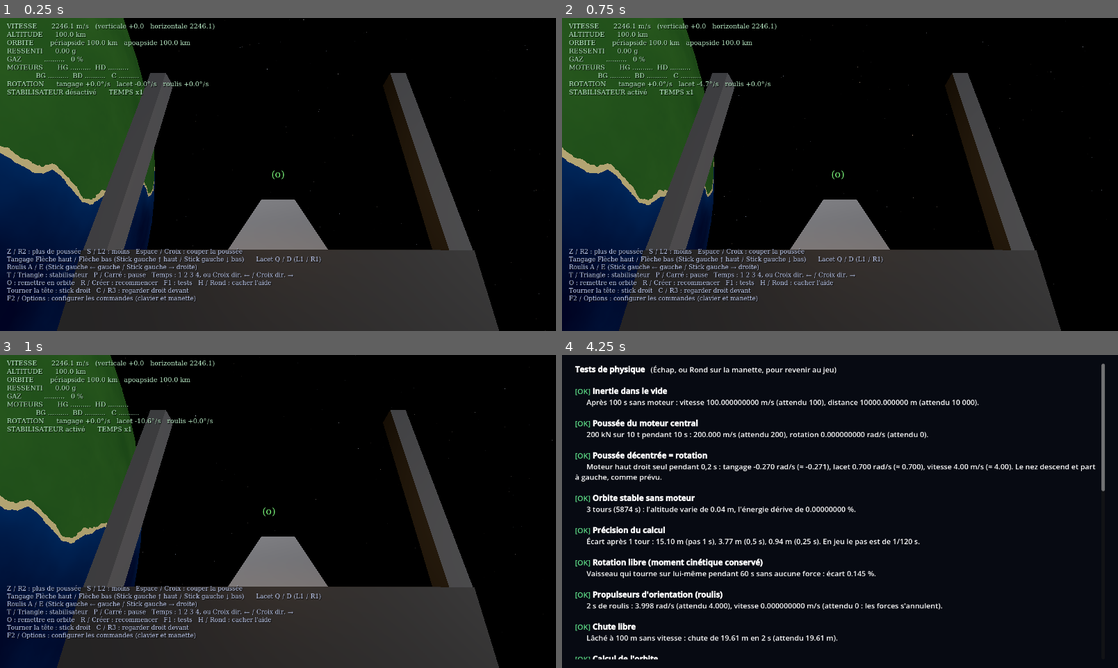
Above: before the commit, frames 1-4 (two rows, left to right).
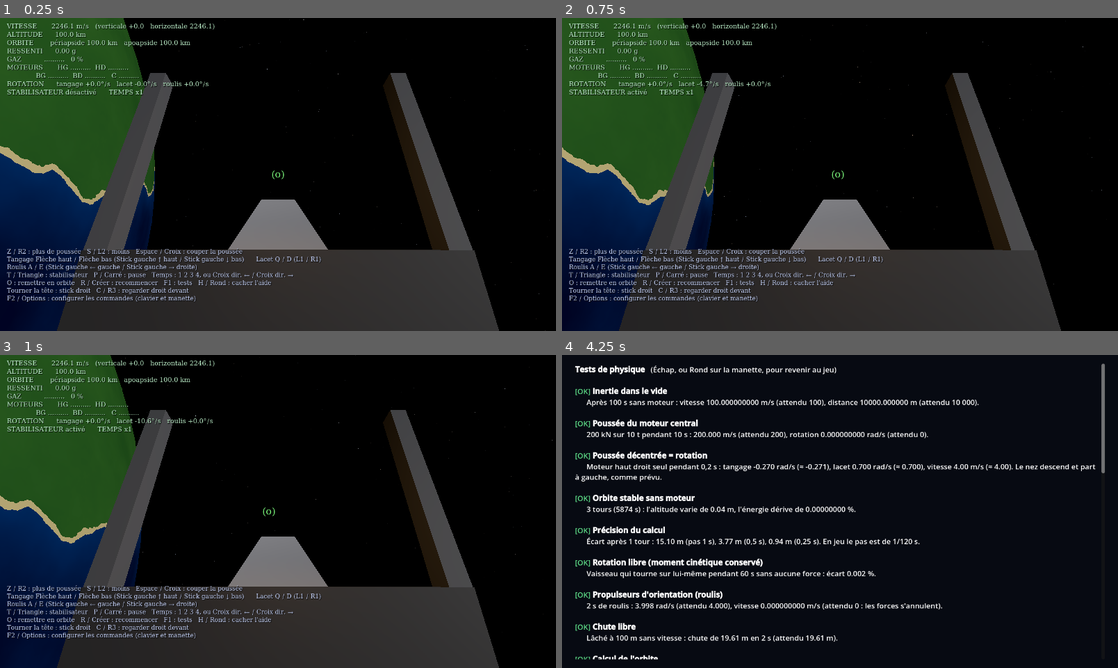
Above: after the commit, the same moments.

Repository: specialeclaudeia-beep/jeu-spatial
Game: Godot game, scene res://scenes/jeu.tscn
Same seed, same stepped clock (60 frames per second), same inputs: the game is played once before the commit and once after it.
Inputs (mouse positions are in pixels of both pictures, inside the frame that each line leads up to):
- Up to frame 1 (0.25 s): no input
- Up to frame 2 (0.75 s): tap Enter at 0.5 s; move the mouse to (962, 158) at 0.52 s; hold D (lacet_droite) from 0.53 s (still down); tap T (stabilisateur) at 0.6 s; click (962, 158) at 0.67 s
- Up to frame 3 (1 s): keep holding D (lacet_droite)
- Up to frame 4 (4.25 s): move the mouse to (728, 527) at 1.27 s; release D (lacet_droite) at 1.28 s; hold Down (tangage_bas) 1.28-2.03 s; tap H (aide) at 1.35 s; tap T (stabilisateur) every 0.75 s from 1.55 to 3.8 s; move the mouse to (895, 442) at 2.02 s; hold D (lacet_droite) 2.03-2.78 s; tap Space (couper_gaz) at 2.1 s; move the mouse to (812, 574) at 2.77 s; hold Up (tangage_haut) 2.78-3.53 s; tap S (gaz_moins) at 2.85 s; click (812, 574) at 2.92 s; move the mouse to (1006, 558) at 3.52 s; hold Q (lacet_gauche) from 3.53 s (still down); hold Z (gaz_plus) from 3.53 s (still down); tap F1 (tests) at 4.15 s

Frames 1-3 are identical in both runs. In frame 4, less than 0.1% of the frame differs, in the area x 52-98%, y 37-71%.

Commit message:
Corrige la position du vaisseau qui devenait invalide (is_finite)
La rotation était calculée en ajoutant directement dω à ω (méthode d'Euler
explicite) : en tournant vite ou en temps accéléré, elle gagnait un peu
d'énergie à chaque pas, s'emballait jusqu'à l'infini, puis la position
devenait NaN. La rotation suit maintenant le moment cinétique (seul un
couple le change), avec un découpage en sous-pas quand on tourne vite.

Le stabilisateur tient compte de la durée d'une image en temps accéléré
pour ne plus faire tourner le vaisseau dans l'autre sens.

Trois tests reproduisent le bug (ils échouent sur l'ancienne version).

Co-Authored-By: Claude Opus 5.5 <noreply@anthropic.com>

Diff:
--- a/scripts/jeu.gd
+++ b/scripts/jeu.gd
@@ -314,11 +314,12 @@
 	gaz = clampf(gaz, 0.0, 1.0)
 	# Stabilisateur : sur chaque axe non commandé, il allume les propulseurs qui freinent la rotation.
 	# Il n'agit QUE par les propulseurs (aucune rotation imposée directement).
+	# En temps accéléré, l'ordre dure plus longtemps (PAS × acc_temps) : le stabilisateur en tient compte.
 	if stabilisateur:
-		var w: Vector3 = vaisseau.omega
-		if t == 0.0: t = clampf(-w.x * 6.0, -1.0, 1.0)
-		if l == 0.0: l = clampf(-w.y * 6.0, -1.0, 1.0)
-		if r == 0.0: r = clampf(-w.z * 6.0, -1.0, 1.0)
+		var s: Vector3 = vaisseau.ordres_stabilisateur(PAS * acc_temps)
+		if t == 0.0: t = s.x
+		if l == 0.0: l = s.y
+		if r == 0.0: r = s.z
 	ordres = Vector3(t, l, r)
 
 # =====================================================================
--- a/scripts/physique/vaisseau_physique.gd
+++ b/scripts/physique/vaisseau_physique.gd
@@ -312,13 +312,62 @@
 	if rayon_planete > 0.0:
 		_contact_sol(dt, g)
 
-	# 5. Rotation : équations d'Euler du corps rigide  I·dω/dt = couple − ω × (I·ω)
-	var iw := Vector3(inertie.x * omega.x, inertie.y * omega.y, inertie.z * omega.z)
-	var dw := (couple - omega.cross(iw)) / inertie
-	omega += dw * dt
-	var angle := omega.length() * dt
-	if angle > 0.0:
-		orientation = (orientation * Quaternion(omega.normalized(), angle)).normalized()
+	# 5. Rotation du corps rigide
+	_tourner(couple, dt)
+
+
+## Rotation : on suit le moment cinétique L (repère monde). Seul un couple le change :
+## L += couple × dt (loi exacte). La vitesse de rotation s'en déduit : ω = I⁻¹·L (repère du vaisseau).
+## L'ancienne méthode (on ajoutait directement dω à ω) prenait un peu d'énergie à chaque pas :
+## en tournant vite ou en temps accéléré, la rotation s'emballait jusqu'à des nombres infinis,
+## et la position du vaisseau devenait invalide. Ici, L ne peut grandir que si un couple agit vraiment.
+## Quand le vaisseau tourne vite, le pas est découpé en petits morceaux (au plus ANGLE_SOUS_PAS
+## radian chacun) pour que l'effet gyroscopique (ω × I·ω) reste précis.
+const ANGLE_SOUS_PAS := 0.05     # rad parcourus au plus par sous-pas de rotation
+const SOUS_PAS_MAX := 16         # limite pour rester léger, même en tournant très vite
+
+
+func _tourner(couple_corps: Vector3, dt: float) -> void:
+	var l_monde: Vector3 = Basis(orientation) * (inertie * omega)
+	# vitesse de rotation la plus grande atteinte pendant ce pas (pour choisir le découpage)
+	var w_max := omega.length() + (couple_corps / inertie).length() * dt
+	var n := clampi(int(ceil(w_max * dt / ANGLE_SOUS_PAS)), 1, SOUS_PAS_MAX)
+	var h := dt / n
+	for i in n:
+		# le couple est attaché au vaisseau : il tourne avec lui
+		l_monde += Basis(orientation) * (couple_corps * h)
+		# méthode du point milieu : rotation calculée avec la vitesse du milieu du sous-pas
+		var w1: Vector3 = (Basis(orientation.inverse()) * l_monde) / inertie
+		var q_milieu := _tourner_quaternion(orientation, w1, h * 0.5)
+		var w2: Vector3 = (Basis(q_milieu.inverse()) * l_monde) / inertie
+		orientation = _tourner_quaternion(orientation, w2, h)
+	omega = (Basis(orientation.inverse()) * l_monde) / inertie
+
+
+static func _tourner_quaternion(q: Quaternion, w: Vector3, t: float) -> Quaternion:
+	var vitesse_rot := w.length()
+	var angle := vitesse_rot * t
+	if angle < 1e-12:
+		return q
+	return (q * Quaternion(w / vitesse_rot, angle)).normalized()
+
+
+## Ordres du stabilisateur de rotation (de -1 à 1 sur chaque axe) pour freiner la rotation.
+## Il n'agit que par les propulseurs. Son ordre reste le même pendant duree_s secondes (une image) :
+## en temps accéléré, une image dure jusqu'à 8 s, et un ordre trop fort ferait tourner le vaisseau
+## dans l'autre sens, de plus en plus fort. On limite donc l'ordre pour, au plus, réduire la
+## rotation de moitié en une image.
+const GAIN_STABILISATEUR := 6.0
+
+
+func ordres_stabilisateur(duree_s: float) -> Vector3:
+	var o := Vector3.ZERO
+	for k in 3:
+		var gain := GAIN_STABILISATEUR
+		if couple_max[k] > 0.0 and duree_s > 0.0:
+			gain = minf(gain, 0.5 * inertie[k] / (couple_max[k] * duree_s))
+		o[k] = clampf(-omega[k] * gain, -1.0, 1.0)
+	return o
 
 
 func _contact_sol(dt: float, g: Array) -> void:
--- a/scripts/tests_physique.gd
+++ b/scripts/tests_physique.gd
@@ -271,12 +271,90 @@
 	_resultat(ok15, "Calcul automatique : plein gaz + virage",
 		"Lacet %.0f N·m (demandé %.0f), poussée %.0f kN sur %.0f kN possibles. Calcul : %.0f microsecondes par image (léger)." % [c15.y, v.couple_max.y, -f15.z / 1000.0, v.poussee_avant_max / 1000.0, us])
 
+	_tests_position_valide()
 	_tests_commandes()
 
 	var duree := (Time.get_ticks_msec() - debut) / 1000.0
 	var couleur := "#5fe08a" if reussis == total else "#ffcc55"
 	texte.append_text("[b][color=%s]%d / %d tests réussis[/color][/b]  (%.1f s de calcul)\n" % [couleur, reussis, total, duree])
 	print("Tests de physique : %d / %d réussis" % [reussis, total])
+
+
+# =====================================================================
+# TESTS : LA POSITION RESTE VALIDE (bug « is_finite »)
+# =====================================================================
+## Avant la correction, la rotation s'emballait en tournant vite ou en temps accéléré : les nombres
+## devenaient infinis, puis la position du vaisseau devenait invalide (erreurs « is_finite »).
+func _valide(v) -> bool:
+	return is_finite(v.px) and is_finite(v.py) and is_finite(v.pz) and is_finite(v.vx) \
+		and is_finite(v.omega.length()) and is_finite(v.orientation.length())
+
+
+## Une image du jeu, comme dans jeu.gd : un ordre, puis plusieurs pas en temps accéléré.
+func _image(v, acc: int, ordre: Vector3, stabilisateur: bool) -> void:
+	var o := ordre
+	if stabilisateur:
+		var s: Vector3 = v.ordres_stabilisateur(acc / 120.0)
+		if o.x == 0.0: o.x = s.x
+		if o.y == 0.0: o.y = s.y
+		if o.z == 0.0: o.z = s.z
+	v.commander(0.0, o.x, o.y, o.z)
+	var n: int = mini(acc, 25)
+	for i in n:
+		v.pas(acc / 120.0 / n)
+
+
+func _tests_position_valide() -> void:
+	# 16. Rotation libre en temps ×1000 : le moment cinétique et l'énergie de rotation se conservent
+	var v = _nouveau(false)
+	v.omega = Vector3(0.02, 1.0, 0.02)   # rotation autour de l'axe « instable » (celui du milieu)
+	var l0: float = v.moment_cinetique_monde().length()
+	var e0: float = _energie_rotation(v)
+	var valide := true
+	for i in 6000:   # 2 000 s par pas de 1/3 s
+		v.pas(1.0 / 3.0)
+		if not _valide(v):
+			valide = false
+			break
+	var l1: float = v.moment_cinetique_monde().length()
+	var e1: float = _energie_rotation(v)
+	_resultat(valide and absf(l1 - l0) < 1e-3 * l0 and absf(e1 - e0) < 0.02 * e0,
+		"Rotation libre en temps ×1000",
+		"Après 2 000 s sans moteur : moment cinétique %.0f (au départ %.0f), énergie de rotation %.0f J (au départ %.0f J). Avant la correction : nombres infinis." % [l1, l0, e1, e0])
+
+	# 17. Roulis + tangage tenus en temps ×10 : on tourne très vite, mais tout reste valide
+	v = _nouveau(true)
+	v.placer_en_orbite(100000.0)
+	var en0: float = v.energie_specifique()
+	valide = true
+	for i in 1200:   # 10 s réelles = 100 s de jeu
+		_image(v, 10, Vector3(1, 0, 1), false)
+		if not _valide(v):
+			valide = false
+			break
+	var en1: float = v.energie_specifique()
+	_resultat(valide and absf(en1 - en0) < 1e-4 * absf(en0),
+		"Tourner sans s'arrêter, temps ×10",
+		"Roulis et tangage tenus 100 s : rotation %.0f rad/s (rien ne la freine, c'est normal), position valide, orbite presque inchangée (énergie %.1f J/kg, au départ %.1f). Avant la correction : position invalide après 1 s." % [v.omega.length(), en1, en0])
+
+	# 18. Stabilisateur en temps ×1000 : il arrête la rotation au lieu de l'emballer
+	v = _nouveau(true)
+	v.placer_en_orbite(100000.0)
+	v.omega = Vector3(0.1, -0.2, 0.3)
+	valide = true
+	for i in 600:
+		_image(v, 1000, Vector3.ZERO, true)
+		if not _valide(v):
+			valide = false
+			break
+	_resultat(valide and v.omega.length() < 1e-3,
+		"Stabilisateur en temps ×1000",
+		"Rotation de départ 0,37 rad/s ; après 5 s réelles : %.6f rad/s (attendu ≈ 0), position valide." % v.omega.length())
+
+
+func _energie_rotation(v) -> float:
+	var w: Vector3 = v.omega
+	return 0.5 * (v.inertie.x * w.x * w.x + v.inertie.y * w.y * w.y + v.inertie.z * w.z * w.z)
 
 
 # =====================================================================
